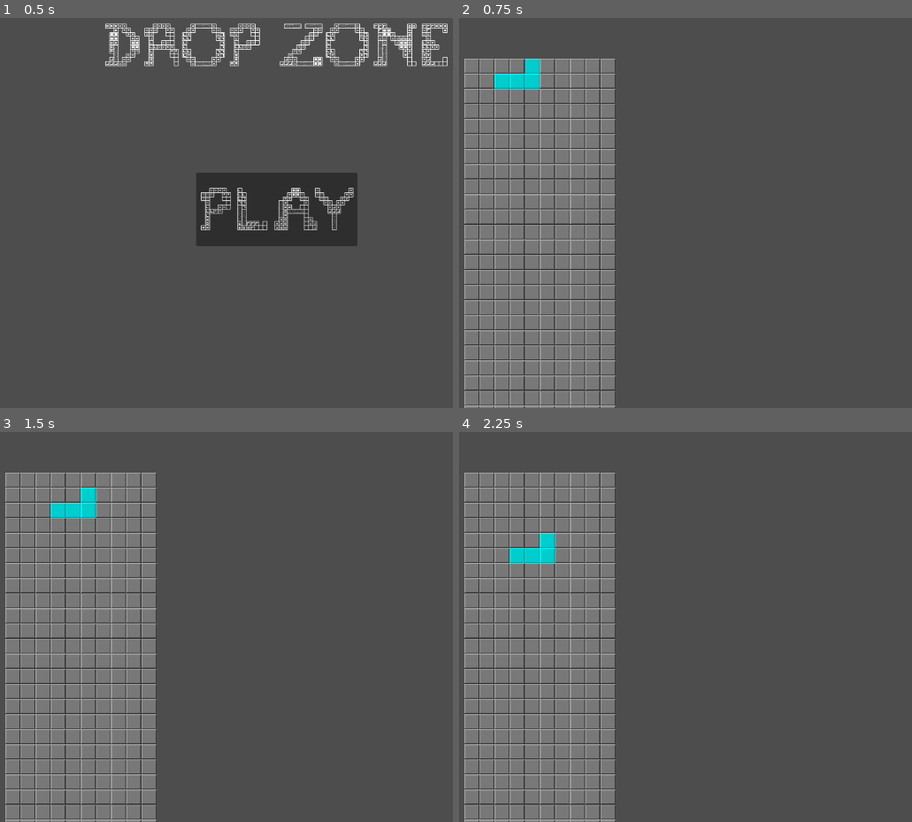
Above: before the commit, frames 1-4 (two rows, left to right).
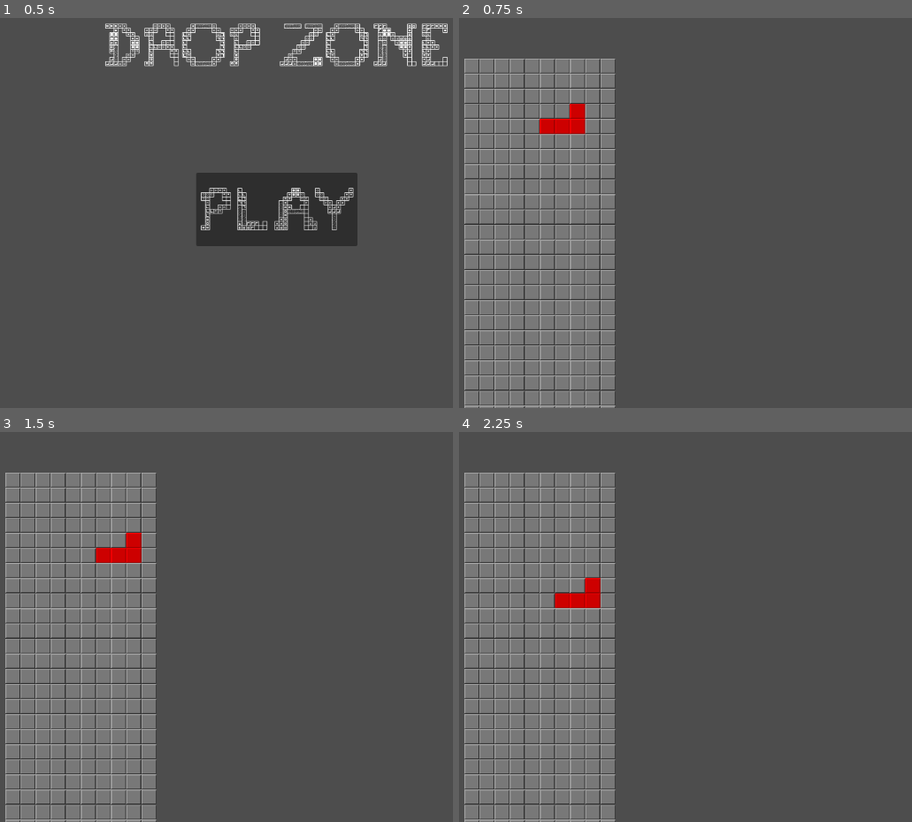
Above: after the commit, the same moments.

Repository: CodeOS99/DropZone
Game: Godot game, scene res://scenes/main_menu.tscn
Same seed, same stepped clock (60 frames per second), same inputs: the game is played once before the commit and once after it.
Inputs:
- Up to frame 1 (0.5 s): no input
- Up to frame 2 (0.75 s): click "PLAY" at 0.5 s
- Up to frame 3 (1.5 s): tap Enter at 1.25 s; hold D (right) from 1.28 s (still down); tap Alt at 1.35 s
- Up to frame 4 (2.25 s): tap Space at 2 s; release D (right) at 2.03 s; hold S (down) from 2.03 s (still down); tap Shift at 2.1 s

Frame 1 is identical in both runs. In frame 2, 1.1% of the frame differs, in the area x 7-28%, y 10-30%; in frame 3, 1.1%, in the area x 11-32%, y 14-34%; in frame 4, 1.1%.

Commit message:
Added proper falling and moving so blocks dont collide and rewrote drawing and update mechanism a bit

Diff:
--- a/scripts/tetris_board.gd
+++ b/scripts/tetris_board.gd
@@ -19,17 +19,19 @@
 
 var timer := 0.0
 
-var pieces = [["L", Vector2i(2,0), 0]] # array of [tetromino, coord, tile_idx]
-var curr_piece_idx = 0 # the one which is being controlled right now
+var pieces = [] # array of [tetromino, coord, tile_idx]
+var curr_piece_idx = -1 # the one which is being controlled right now
 
 func _ready() -> void:
 	# initializatoin first to make testing easy
-	while len(board) <= size.y:
+	while len(board) < size.y:
 		board.append([])
 	for i in range(size.y):
-		while len(board[i]) <= size.x:
+		while len(board[i]) < size.x:
 			board[i].append(DEFAULT_TILE)
 
+	spawn_new_piece()
+	update_board()
 	draw_board()
 
 func _process(delta: float) -> void:
@@ -49,26 +51,57 @@
 		for j in range(size.x):
 			set_cell(Vector2i(j, i), 0, Vector2i(board[i][j], 0))
 
-	# draw the actual things
-	draw_pieces()
-
-func draw_pieces():
-	for piece in pieces: # [tetromino, coord, tile_idx]
-		for vertex in TETROMINOES[piece[0]]: # rel. coords of tetromino:
-			set_cell(vertex+piece[1], 0, Vector2i(piece[2], 0))
-
 func update_board() -> void:
-	for piece in pieces:
-		move_if_possible(piece, Vector2i(0, 1))
+	var gone_through_active = false
+	for piece_idx in range(len(pieces)):
+		if not move_if_possible(pieces[piece_idx], Vector2(0, 1)) and piece_idx == curr_piece_idx and not gone_through_active:
+			spawn_new_piece()
+			gone_through_active = true
 
 func move_if_possible(piece, displ: Vector2i):
+	if displ == Vector2i.ZERO:
+		return true
 	var flag = false
 	var candidate = piece.duplicate()
 	candidate[1] += displ
 	for vertex in TETROMINOES[piece[0]]:
+		# checks if in range
 		if (vertex+candidate[1]).y >= size.y or not (vertex+candidate[1]).x in range(0, size.x):
 			flag = true
+		# checks if empty
+		elif board[(vertex+candidate[1]).y][(vertex+candidate[1]).x] != DEFAULT_TILE:
+			# I did a huge overhaul of the logic to draw but then it broke this part and i dont want to go back so im doing this :\
+			var flag2 = false
+			for vertex_displ in TETROMINOES[piece[0]]:
+				var v = vertex_displ + piece[1]
+				if v == vertex + candidate[1]:
+					flag2 = true
+
+			if not flag2:
+				flag = true
 
 	if not flag:
-		piece[1] += displ
+		# reset
+		for vertex_displ in TETROMINOES[piece[0]]:
+			var coord = vertex_displ + piece[1]
+			board[coord.y][coord.x] = DEFAULT_TILE
+
+		piece[1] += displ # change pos
+
+		# new pos
+		for vertex_displ in TETROMINOES[piece[0]]:
+			var coord = vertex_displ + piece[1]
+			board[coord.y][coord.x] = piece[2]
+
 		draw_board()
+		return true
+
+	return false
+
+func spawn_new_piece():
+	curr_piece_idx += 1
+	var piece = ['I', 'O', 'T', 'S', 'Z', 'J', 'L'].pick_random() # idc if theres a better way to do this
+	var pos = Vector2i(randi_range(1, size.x-3), 2)
+	var idx = randi_range(0, TILE_COLORS-2)
+	pieces.append([piece, pos, idx])
+	print(pieces)
